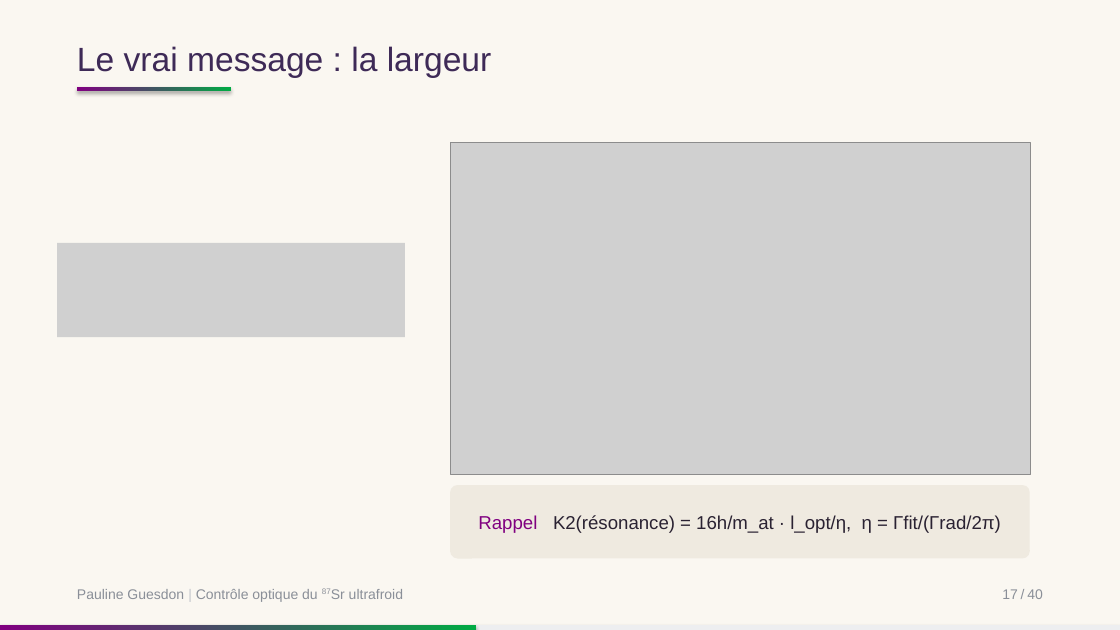
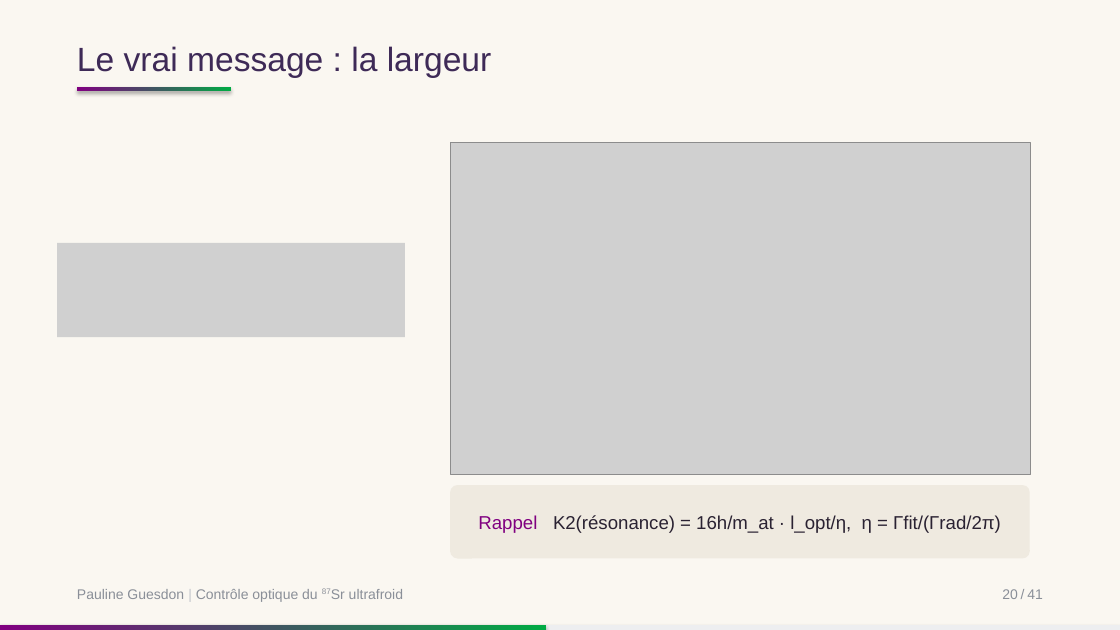
Before and after one commit to PaulineGuesdon/Inchallah-lui-il-marche, a slide deck: slide 23 of Soutenance/soutenance.pptx (slide 21 before the commit). Drawn at 1120x630 pixels with LibreOffice and Linux fonts; fonts in the diff are those of the drawing; grey boxes stand for pictures. Boxes give left, top, right and bottom in pixels: in the first picture for what was removed or moved away, otherwise in the second. Text is boxed around its words. In the diff, an @@ line names an element or a change of style, - is before the commit and + after.

```diff
--- a/Soutenance/soutenance.pptx
+++ b/Soutenance/soutenance.pptx
@@ text at (1002,589,1043,599): text changed @@
-17 / 40
+20 / 41
@@ rectangle: place and size @@
-rectangle at (0,625,476,630)
+rectangle at (0,625,546,630)
```
Also in this commit, not shown: 36 other slides changed, 4 slides added, 2 slides removed.
